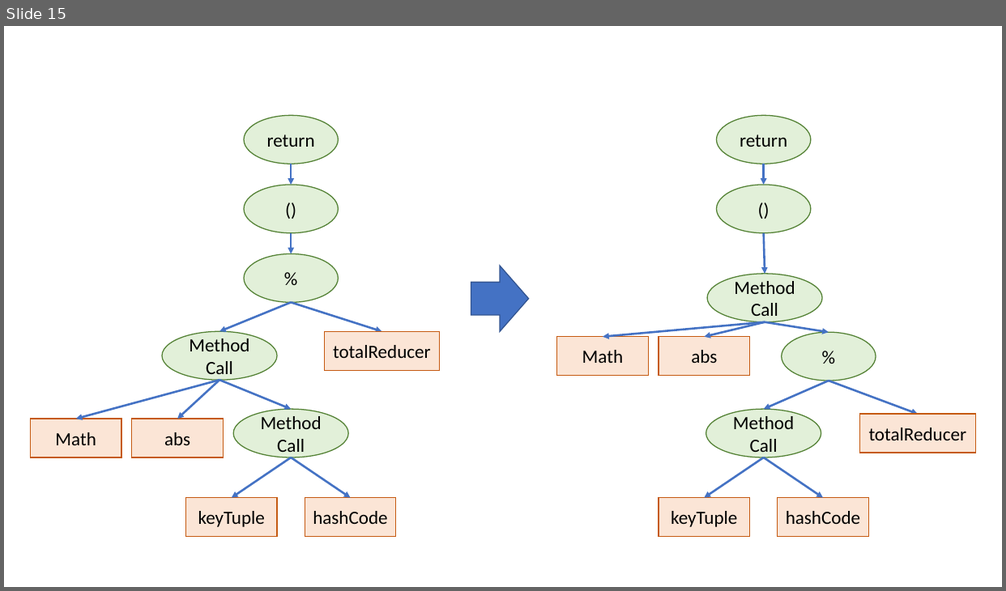
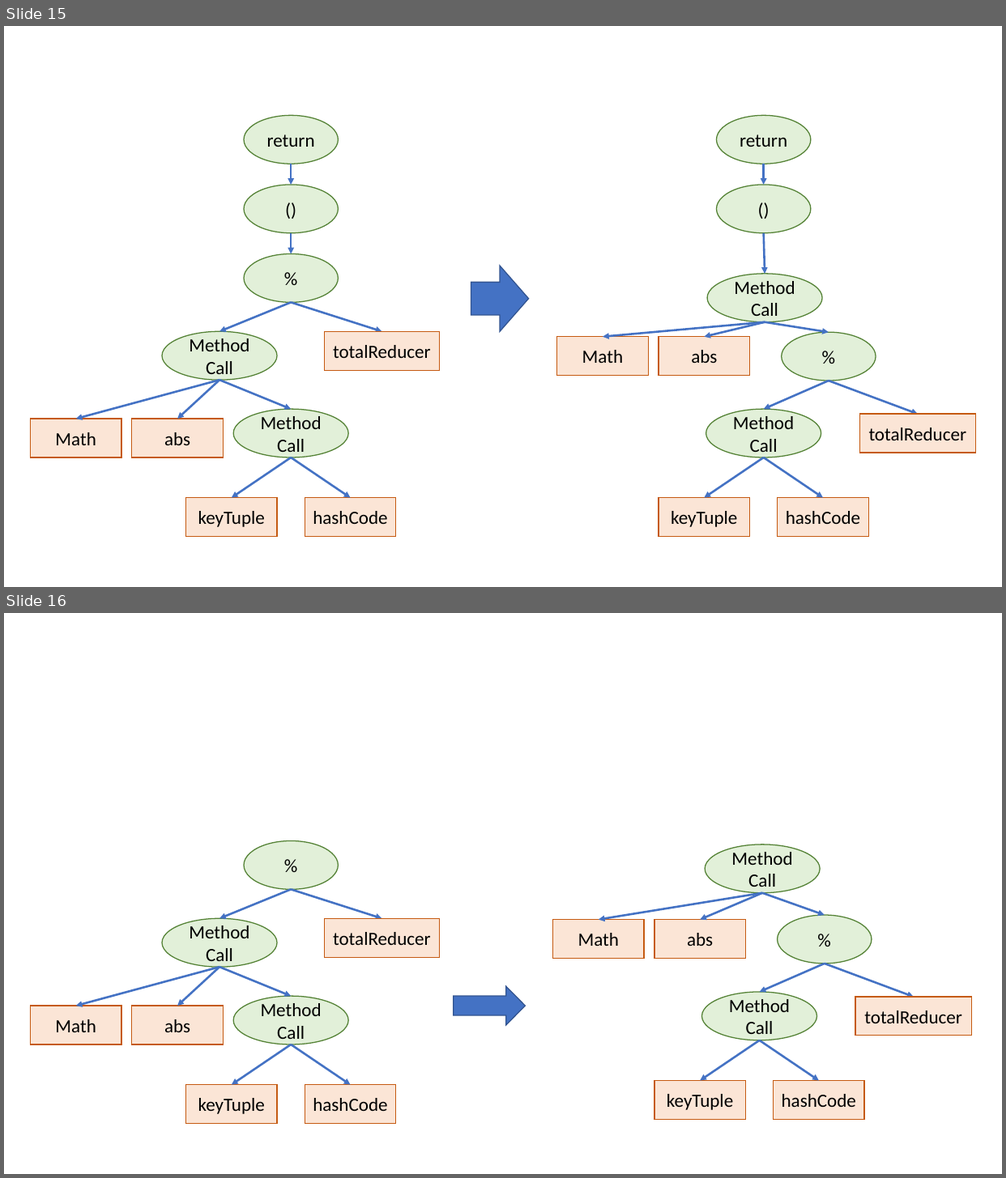
Before and after one commit to tien-n-nguyen/apr-study, a slide deck: Figures.pptx. Shown one above the other, each under a label of ours: slide 15 before the commit, slides 15 and 16 after it. The pictures are 1006x591 and 1006x1178 pixels, drawn with LibreOffice and Linux fonts; fonts in the diff are those of the drawing. Boxes give left, top, right and bottom in pixels: in the first picture for what was removed or moved away, otherwise in the second. Text is boxed around its words. In the diff, an @@ line names an element or a change of style, - is before the commit and + after.

```diff
--- a/Figures.pptx
+++ b/Figures.pptx
@@ slide 16 added at [4,613,1002,1174], background #FFFFFF @@
@@ group added at [30,841,440,1124]: 7 arrows, 5 rectangles, 3 ellipses @@
+%
+Method Call
+Method Call
+Math
+abs
+keyTuple
+hashCode
+totalReducer
@@ right arrow added at [454,986,525,1025], fill #4472C4, outline #325491 1 pt @@
@@ group added at [552,845,972,1120]: 7 arrows, 5 rectangles, 3 ellipses @@
+%
+Method Call
+Method Call
+Math
+abs
+keyTuple
+hashCode
+totalReducer
```
Also in this commit, not shown: 5 other files.
